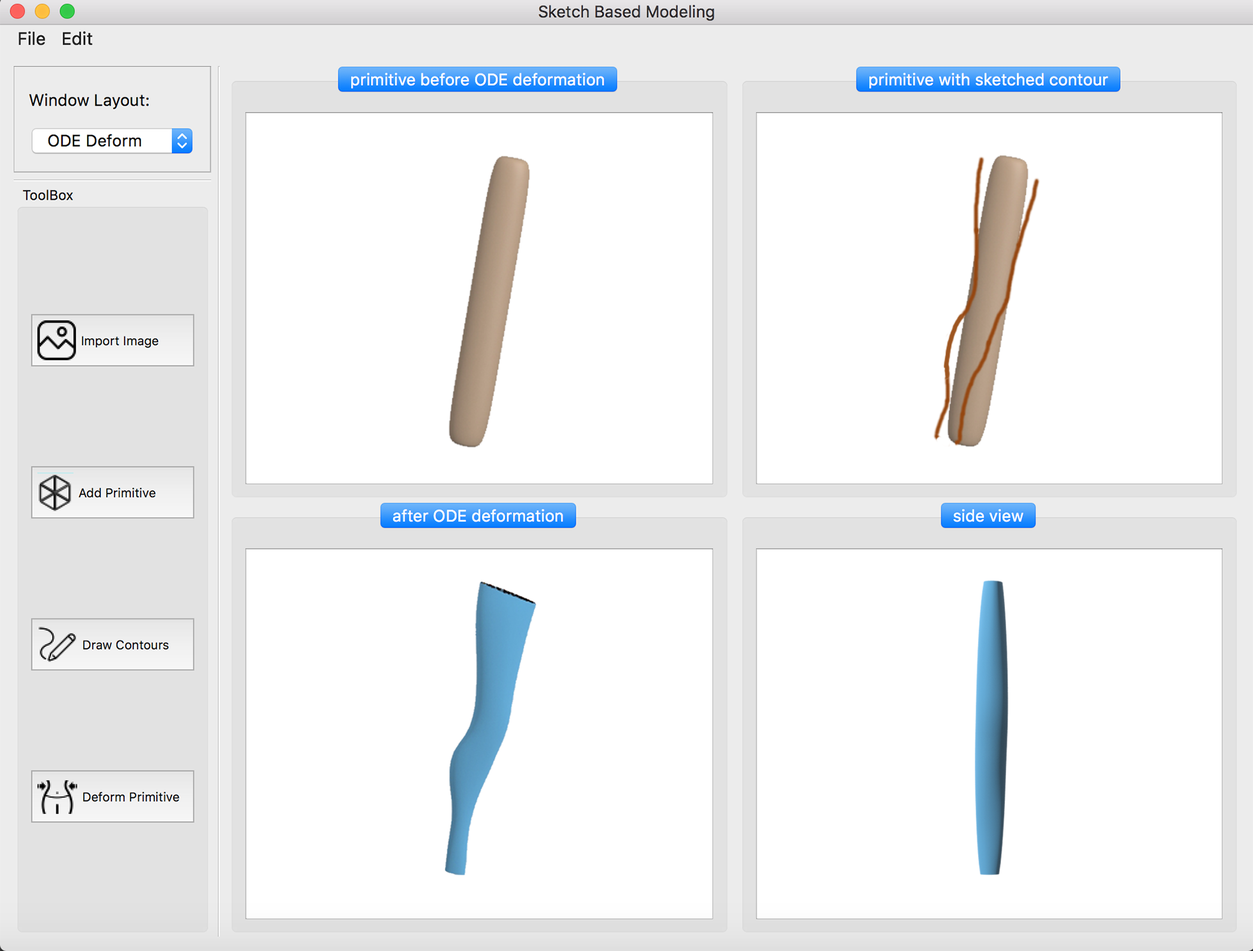
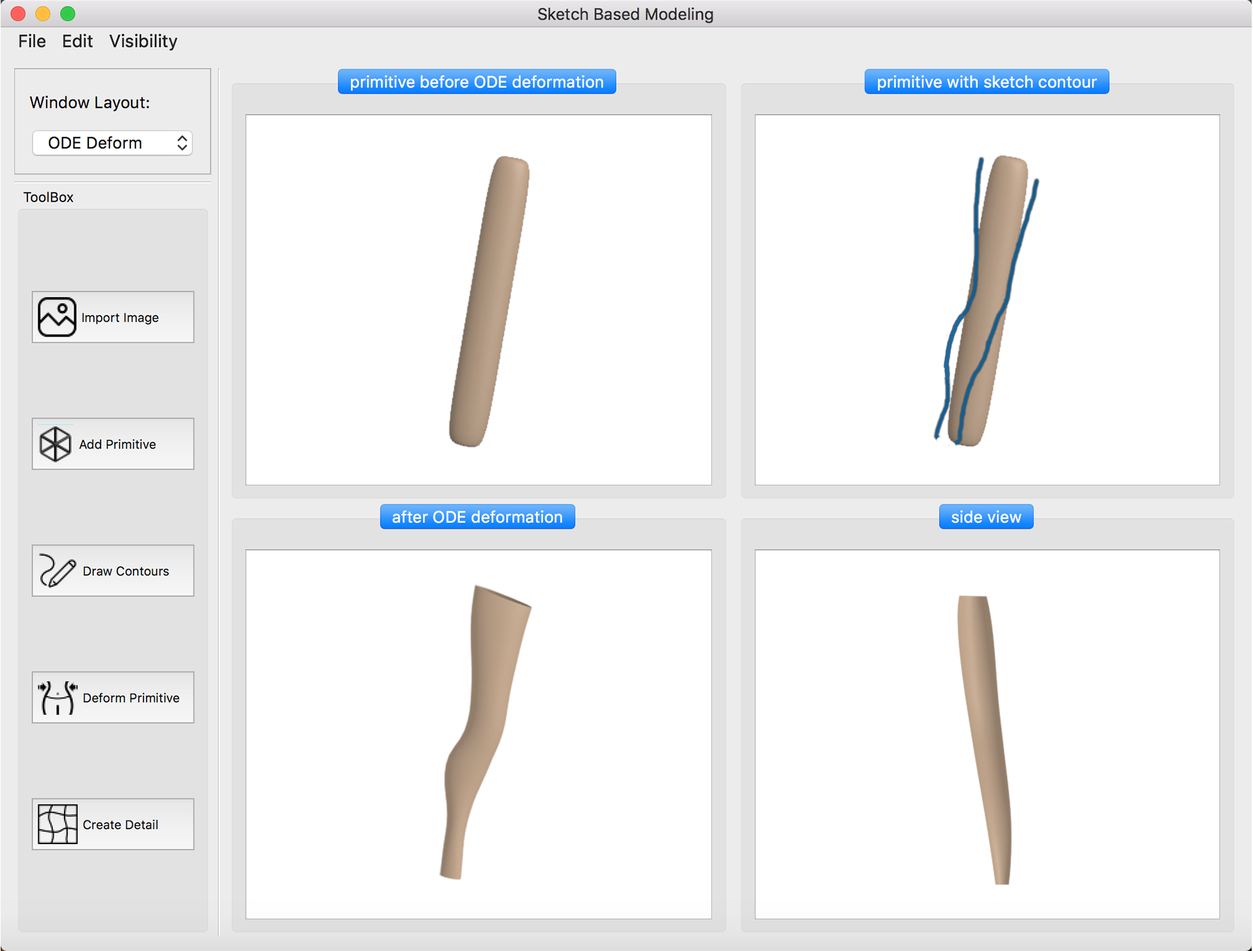
Comparing the layer stacks of the two 1253×951 images. Changes:
renamed "right_leg_front" to "right_leg_front_view", painted on it over 439, 580, 537, 881
painted on "right_leg_sideview" over 957, 579, 1013, 886
added layer "contour copy" above "right_leg_primitive copy" over 932, 155, 1041, 447
renamed "Screen Shot 2018-09-19 at 19.47.34" to "deform_mode_UI", painted on it over 0, 0, 1253, 951
